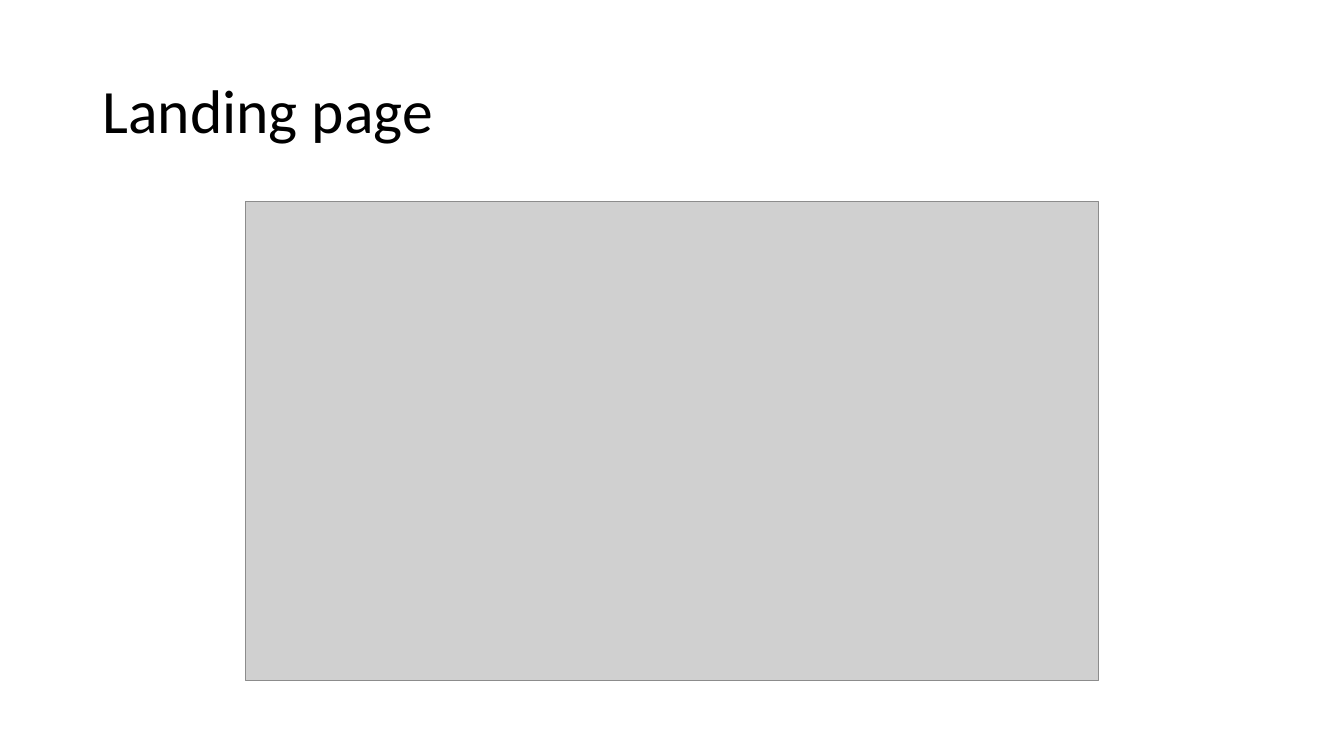
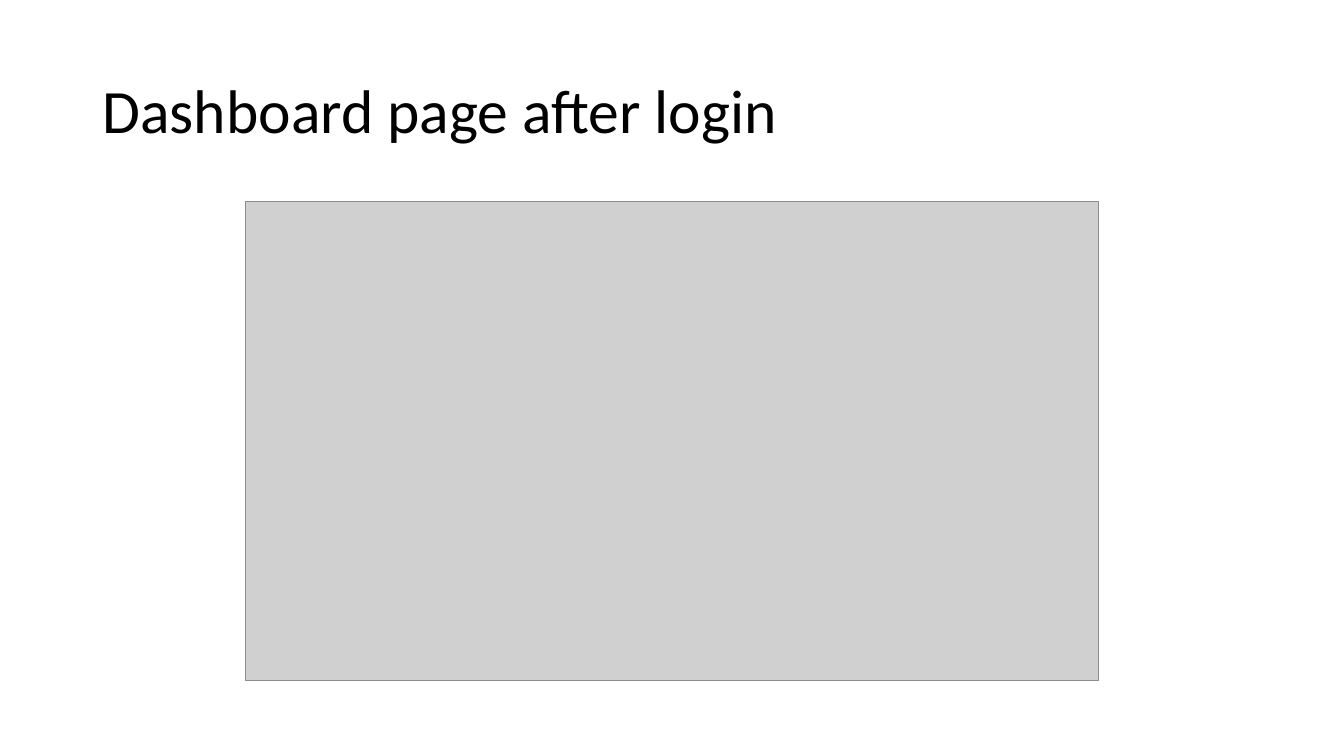
Before and after one commit to sandyksit/data-management-tool, a slide deck: slide 5 of Data management tool.pptx (slide 4 before the commit). Drawn at 1344x756 pixels with LibreOffice and Linux fonts; fonts in the diff are those of the drawing; grey boxes stand for pictures. Boxes give left, top, right and bottom in pixels: in the first picture for what was removed or moved away, otherwise in the second. Text is boxed around its words. In the diff, an @@ line names an element or a change of style, - is before the commit and + after.

```diff
--- a/Data management tool.pptx
+++ b/Data management tool.pptx
@@ title at (102,90,777,144): text changed @@
-Landing page
+Dashboard page after login
```
Also in this commit, not shown: 1 other slide changed, 2 slides added, 1 slide removed.
